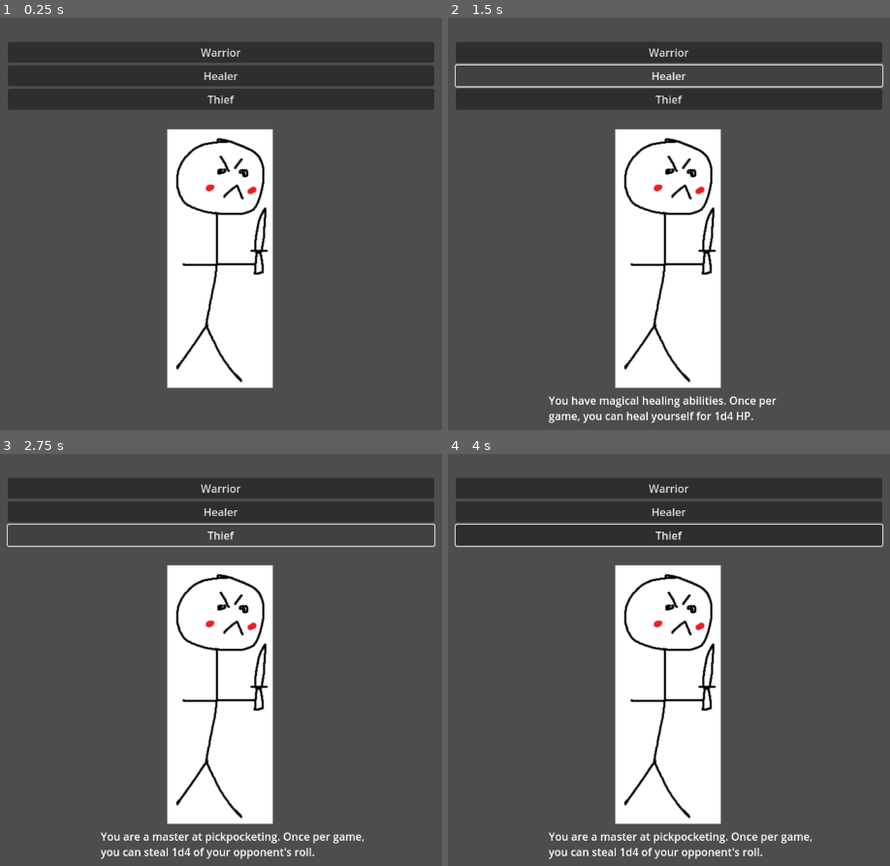
Above: before the commit, frames 1-4 (two rows, left to right).
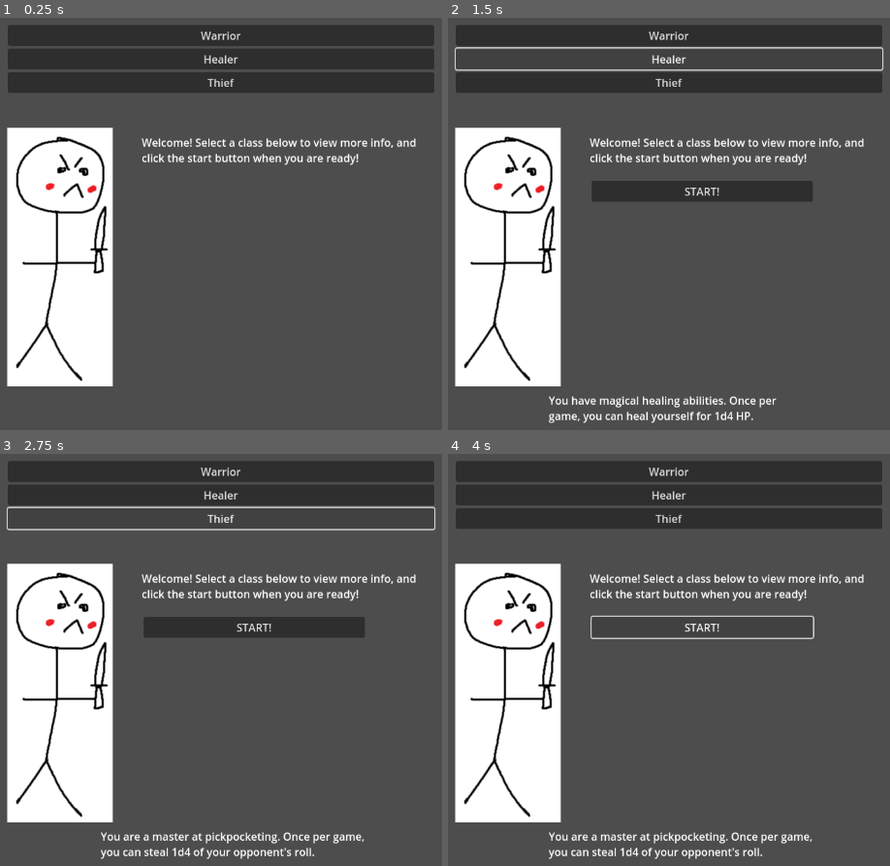
Above: after the commit, the same moments.

Repository: Frisaf/brawl_visual
Game: Godot game, scene res://Scenes/character_choice.tscn
Same seed, same stepped clock (60 frames per second), same inputs: the game is played once before the commit and once after it.
Inputs (mouse positions are in pixels of both pictures, inside the frame that each line leads up to):
- Up to frame 1 (0.25 s): no input
- Up to frame 2 (1.5 s): click "Warrior" at 0.5 s; click "Healer" at 1.25 s
- Up to frame 3 (2.75 s): click "Thief" at 2 s
- Up to frame 4 (4 s): click (704, 627) at 2.75 s, where only the run after the commit has a clickable "START!"; click (704, 627) at 3.5 s, where only the run after the commit has a clickable "START!"

The runs differ from the first frame. In frame 1, 40% of the frame differs, in the area x 1-99%, y 1-90%; in frame 2, 42%; in frame 3, 39%; in frame 4, 41%.

Commit message:
added start button and changed layout

Diff:
--- a/Scenes/character_choice.tscn
+++ b/Scenes/character_choice.tscn
@@ -7,16 +7,23 @@
 script = ExtResource("1_xjjin")
 
 [node name="DemoCharacter" type="Sprite2D" parent="."]
-position = Vector2(508, 360)
+position = Vector2(270, 358)
 texture = ExtResource("1_ch6xq")
+
+[node name="RichTextLabel" type="RichTextLabel" parent="."]
+offset_left = 391.0
+offset_top = 175.0
+offset_right = 820.0
+offset_bottom = 271.0
+text = "Welcome! Select a class below to view more info, and click the start button when you are ready!"
 
 [node name="Choices" type="Node" parent="."]
 
 [node name="Buttons" type="VBoxContainer" parent="Choices"]
 offset_left = 192.0
-offset_top = 37.0
+offset_top = 12.0
 offset_right = 826.0
-offset_bottom = 68.0
+offset_bottom = 120.0
 
 [node name="warrior_button" type="Button" parent="Choices/Buttons"]
 layout_mode = 2
@@ -56,6 +63,14 @@
 offset_bottom = 612.0
 text = "You are a master at pickpocketing. Once per game, you can steal 1d4 of your opponent's roll."
 
+[node name="start_button" type="Button" parent="."]
+visible = false
+offset_left = 394.0
+offset_top = 244.0
+offset_right = 723.0
+offset_bottom = 275.0
+text = "START!"
+
 [connection signal="pressed" from="Choices/Buttons/warrior_button" to="." method="_on_warrior_button_pressed"]
 [connection signal="pressed" from="Choices/Buttons/healer_button" to="." method="_on_healer_button_pressed"]
 [connection signal="pressed" from="Choices/Buttons/thief_button" to="." method="_on_thief_button_pressed"]
--- a/Scripts/character_choice.gd
+++ b/Scripts/character_choice.gd
@@ -3,6 +3,7 @@
 @onready var warrior_info: RichTextLabel = $"Class Info/warrior_info"
 @onready var healer_info: RichTextLabel = $"Class Info/healer_info"
 @onready var thief_info: RichTextLabel = $"Class Info/thief_info"
+@onready var start_button: Button = $start_button
 
 var selected_class = ""
 var player_class = ""
@@ -12,15 +13,18 @@
 	warrior_info.visible = true
 	healer_info.visible = false
 	thief_info.visible = false
+	start_button.visible = true
 
 func _on_healer_button_pressed() -> void:
 	selected_class = "Healer"
 	warrior_info.visible = false
 	healer_info.visible = true
 	thief_info.visible = false
+	start_button.visible = true
 
 func _on_thief_button_pressed() -> void:
 	selected_class = "Thief"
 	warrior_info.visible = false
 	healer_info.visible = false
 	thief_info.visible = true
+	start_button.visible = true
